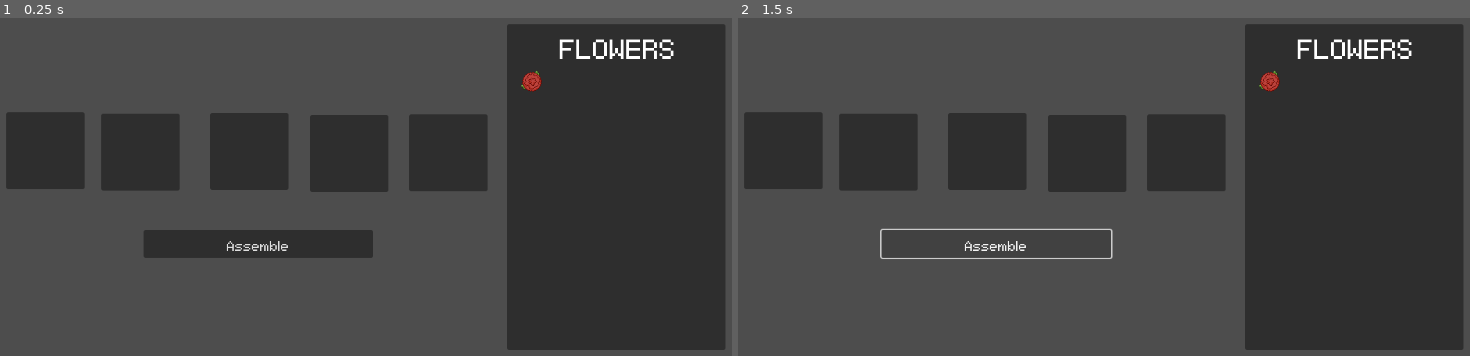
Above: before the commit, frames 1-2 (left to right).
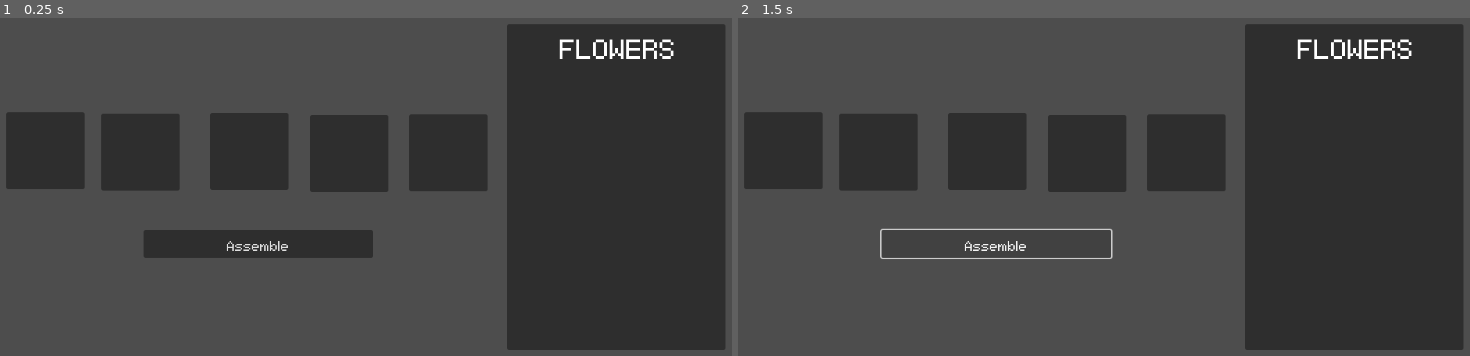
Above: after the commit, the same moments.

Repository: FraN-onLine/Say-it-with-Flowers
Game: Godot game, scene res://UI/AssembleMenu.tscn
Same seed, same stepped clock (60 frames per second), same inputs: the game is played once before the commit and once after it. This scene is started directly instead of the project's main scene.
Inputs:
- Up to frame 1 (0.25 s): no input
- Up to frame 2 (1.5 s): click "Assemble" at 0.5 s; click "Assemble" at 1.25 s

The runs differ from the first frame. In frame 1, 0.1% of the frame differs, in the area x 71-75%, y 15-22%; in frame 2, 0.1%.
Error in both runs: Attempt to call function 'start' in base 'null instance' on a null instance. (res://Global/order_manager.gd:81)

Commit message:
drag and drop flowers

Diff:
--- /dev/null
+++ b/SIWF/say-it-with-flowers/Flowers/flower.gd
@@ -0,0 +1,9 @@
+extends Resource
+class_name Flower
+
+@export var id: int
+@export var name: String
+@export var image: Texture2D
+@export var description: String
+@export var meaning: String
+@export var is_meaning_unlocked: bool = false
--- /dev/null
+++ b/SIWF/say-it-with-flowers/Flowers/flower_icon.gd
@@ -0,0 +1,24 @@
+extends TextureRect
+class_name FlowerIcon
+
+var flower_data: Flower
+var original_parent: Node
+var original_position: Vector2
+
+func setup(data: Flower) -> void:
+	flower_data = data
+	texture = data.texture
+
+func _get_drag_data(_at_position: Vector2):
+	var preview := TextureRect.new()
+	preview.texture = texture
+	preview.custom_minimum_size = size
+	set_drag_preview(preview)
+
+	original_parent = get_parent()
+	original_position = position
+
+	return self
+
+func _can_drop_data(_at_position: Vector2, _data) -> bool:
+	return false
--- /dev/null
+++ b/SIWF/say-it-with-flowers/Flowers/flower_icon.tscn
@@ -0,0 +1,11 @@
+[gd_scene load_steps=3 format=3 uid="uid://fgd545r8aso7"]
+
+[ext_resource type="Texture2D" uid="uid://2n2fubghyr1m" path="res://Assets/Flowers/RedChrysanthemum.png" id="1_ipc4s"]
+[ext_resource type="Script" uid="uid://44ho3r7ousl0" path="res://Flowers/flower_icon.gd" id="2_p62sn"]
+
+[node name="TextureRect" type="TextureRect"]
+custom_minimum_size = Vector2(92, 92)
+offset_right = 40.0
+offset_bottom = 40.0
+texture = ExtResource("1_ipc4s")
+script = ExtResource("2_p62sn")
--- /dev/null
+++ b/SIWF/say-it-with-flowers/Flowers/inst/RedChrysanthemum.tres
@@ -0,0 +1,13 @@
+[gd_resource type="Resource" script_class="Flower" load_steps=3 format=3 uid="uid://dawi3x6dssqmp"]
+
+[ext_resource type="Texture2D" uid="uid://2n2fubghyr1m" path="res://Assets/Flowers/RedChrysanthemum.png" id="1_4vw1a"]
+[ext_resource type="Script" uid="uid://bwulupgd8gl7b" path="res://Flowers/flower.gd" id="1_g6rho"]
+
+[resource]
+script = ExtResource("1_g6rho")
+id = 0
+name = "Red Chrysanthemum"
+image = ExtResource("1_4vw1a")
+description = "Love"
+meaning = "Love"
+is_meaning_unlocked = true
--- a/SIWF/say-it-with-flowers/Global/knowledge_manager.gd
+++ b/SIWF/say-it-with-flowers/Global/knowledge_manager.gd
@@ -1,20 +1,4 @@
 extends Node
-
-var unlocked_flowers: Array = []
-var knowledge_entries: Array = [
-    {
-        "flower_name": "Tickseed",
-        "description": "Tickseeds symbolize cheerfulness and happiness. Their bright yellow petals bring joy to any arrangement.",
-        #"image": preload("res://Assets/Flowers/Tickseed.png")
-    },
-    {
-        "flower_name": "Daisy",
-        "description": "Daisies represent innocence and purity. Their simple beauty is often associated with new beginnings and fresh starts.",
-        #"image": preload("res://Assets/Flowers/Daisy.png")
-    },
-    {
-        "flower_name": "Sunflower",
-        "description": "Sunflowers symbolize adoration, loyalty, and longevity. Their vibrant yellow petals and tall stature make them a symbol of warmth and positivity.",
-        #"image": preload("res://Assets/Flowers/Sunflower.png")
-    }
-]
+#knowledge manager, any info obtained by player, expected of player and states or options for later on
+var unlocked_flowers: Array = ["res://Flowers/inst/RedChrysanthemum.tres"]
+var expected_arrangement: Array = []
--- /dev/null
+++ b/SIWF/say-it-with-flowers/UI/ArrangementSlot.gd
@@ -0,0 +1,18 @@
+extends Panel
+class_name ArrangementSlot
+
+var current_flower: FlowerIcon = null
+
+func _can_drop_data(_pos, data) -> bool:
+	return data is FlowerIcon
+
+func _drop_data(_pos, data) -> void:
+	if current_flower:
+		current_flower.queue_free()
+
+	current_flower = data
+
+	data.get_parent().remove_child(data)
+	add_child(data)
+
+	data.position = (size - data.size) / 2
--- a/SIWF/say-it-with-flowers/UI/AssembleMenu.tscn
+++ b/SIWF/say-it-with-flowers/UI/AssembleMenu.tscn
@@ -1,7 +1,6 @@
-[gd_scene load_steps=3 format=3 uid="uid://bprih8qjtvlq7"]
+[gd_scene load_steps=2 format=3 uid="uid://bprih8qjtvlq7"]
 
 [ext_resource type="FontFile" uid="uid://ci73tgdvfkr2b" path="res://Assets/fs-pixel-sans-unicode-regular.ttf" id="1_n0foe"]
-[ext_resource type="Texture2D" uid="uid://2n2fubghyr1m" path="res://Assets/Flowers/RedChrysanthemum.png" id="2_qcyof"]
 
 [node name="AssembleMenu" type="CanvasLayer"]
 
@@ -26,9 +25,8 @@
 offset_right = 1081.0
 offset_bottom = 534.0
 
-[node name="TextureRect" type="TextureRect" parent="Flower_Box"]
+[node name="FlowerList" type="VBoxContainer" parent="Flower_Box"]
 layout_mode = 2
-texture = ExtResource("2_qcyof")
 
 [node name="Arrangement1" type="Panel" parent="."]
 offset_left = 58.0
@@ -60,7 +58,7 @@
 offset_right = 752.0
 offset_bottom = 328.0
 
-[node name="Option1" type="Button" parent="."]
+[node name="Assemble" type="Button" parent="."]
 offset_left = 256.0
 offset_top = 384.0
 offset_right = 587.0
Not shown, added: SIWF/say-it-with-flowers/Flowers/flower.gd.uid
Not shown, added: SIWF/say-it-with-flowers/Flowers/flower_icon.gd.uid
Not shown, added: SIWF/say-it-with-flowers/UI/ArrangementSlot.gd.uid
